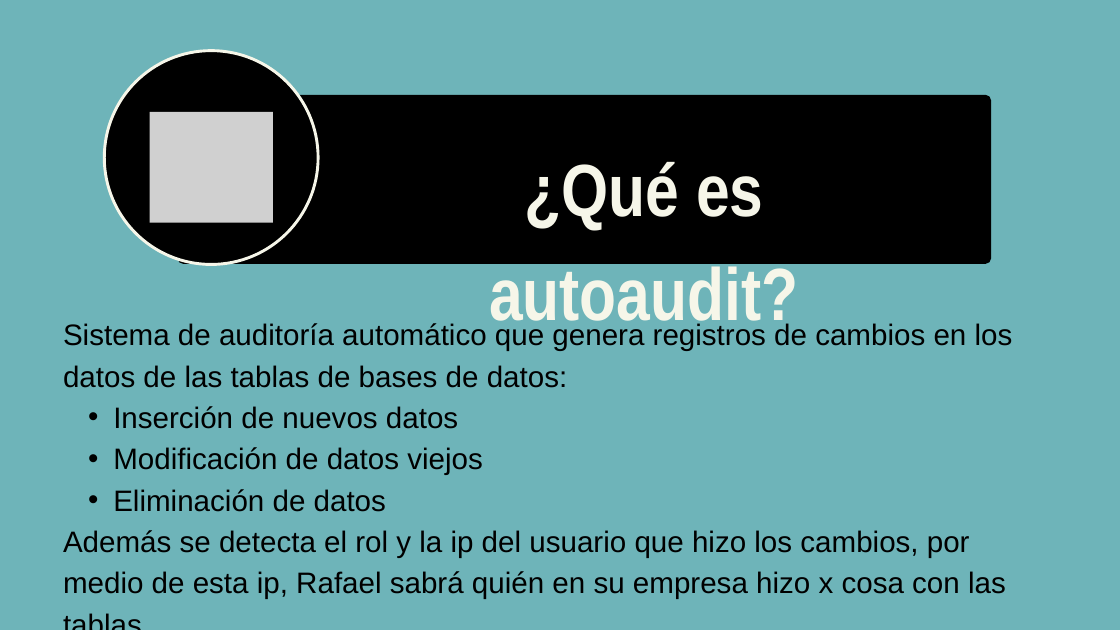
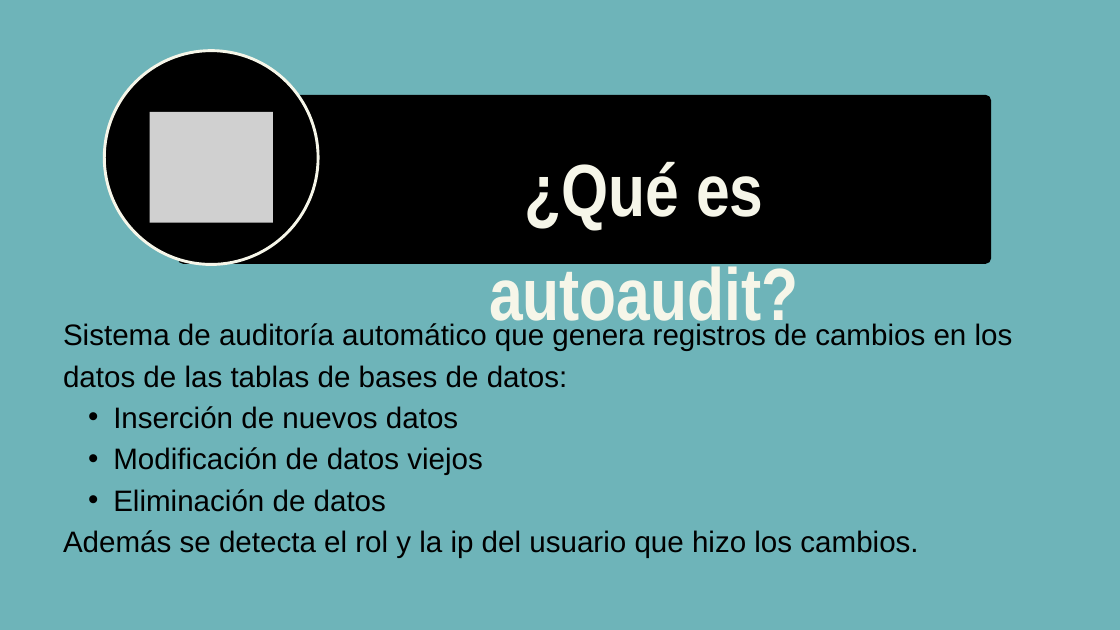
Before and after one commit to JairoGH16/PostgreSQL-AutoAudit, a slide deck: slide 7 of ProjectPresentation.pptx (slide 4 before the commit). Drawn at 1120x630 pixels with LibreOffice and Linux fonts; fonts in the diff are those of the drawing; grey boxes stand for pictures. Boxes give left, top, right and bottom in pixels: in the first picture for what was removed or moved away, otherwise in the second. Text is boxed around its words. In the diff, an @@ line names an element or a change of style, - is before the commit and + after.

```diff
--- a/ProjectPresentation.pptx
+++ b/ProjectPresentation.pptx
@@ text at (x1=63, y1=530, x2=918, y2=558): text changed @@
-Además se detecta el rol y la ip del usuario que hizo los cambios, por medio de esta ip, Rafael sabrá quién en su empresa hizo x cosa con las tablas.
+Además se detecta el rol y la ip del usuario que hizo los cambios.
```
Also in this commit, not shown: 8 slides added, 1 slide removed, 17 other files.
